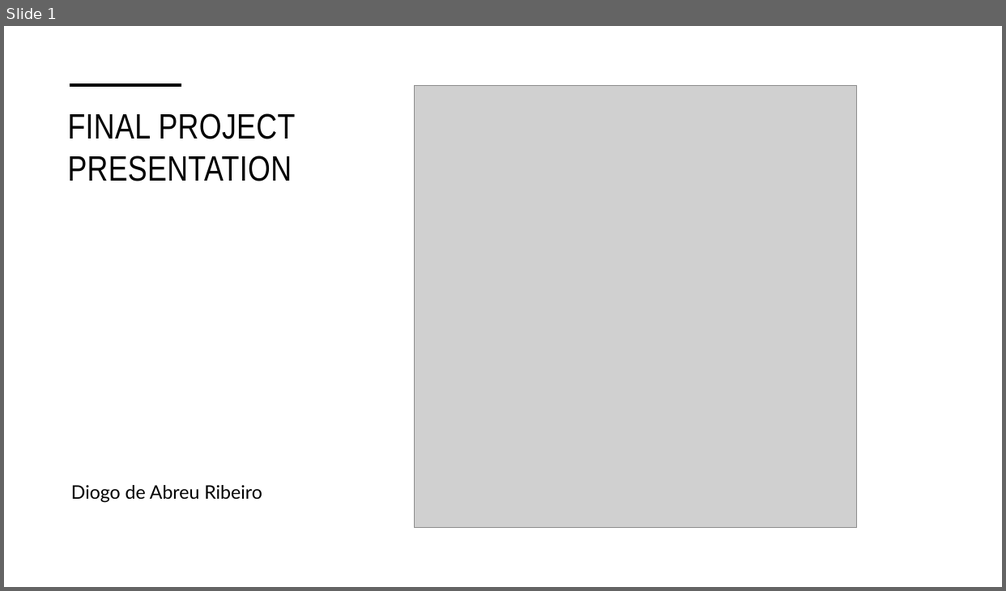
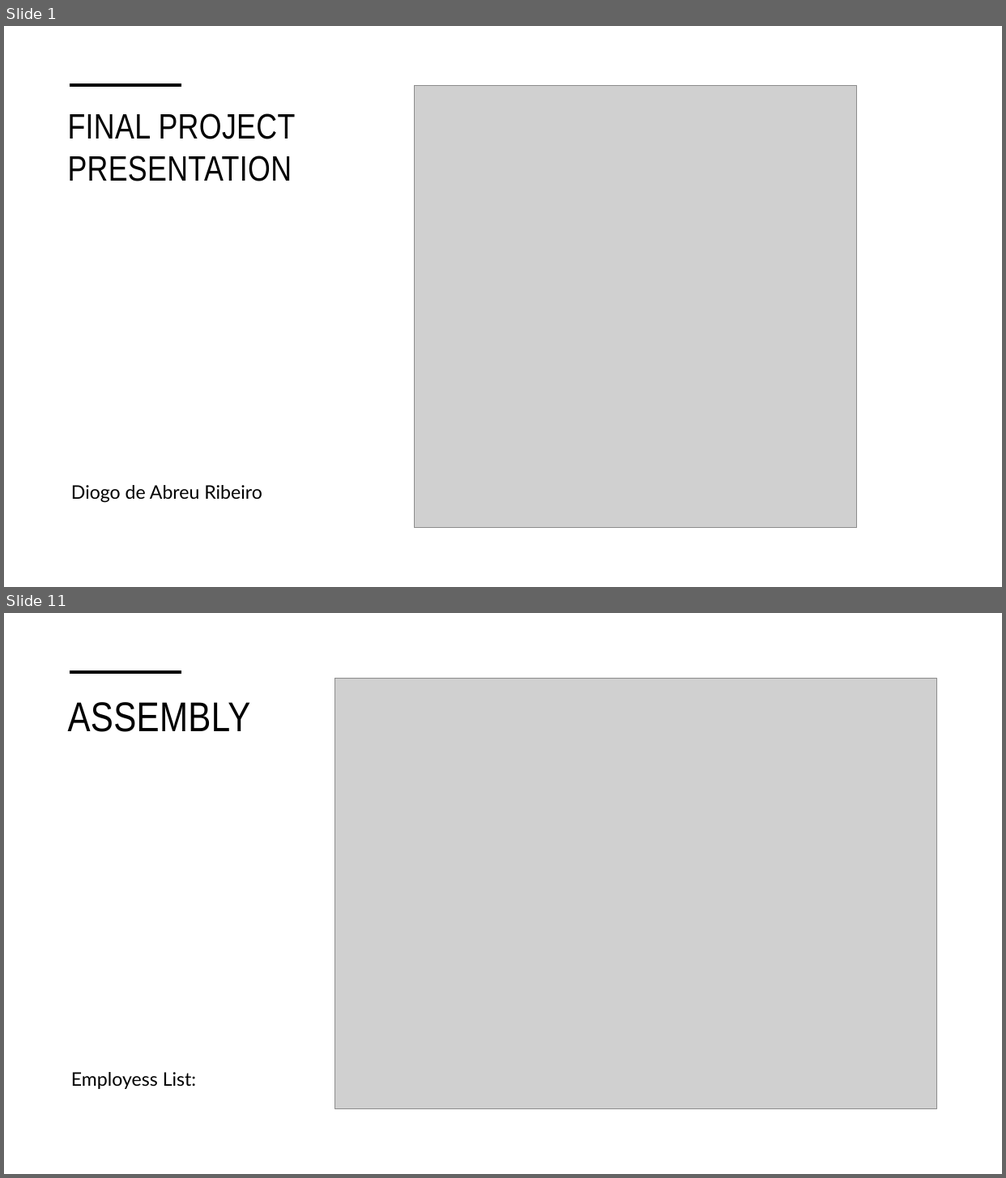
Before and after one commit to DiogoRibeiroMediaWeb/FinalProjectScss, a slide deck: Final Presentation.pptx. Shown one above the other, each under a label of ours: slide 1 before the commit, slides 1 and 11 after it; the slides between them are not shown. The pictures are 1006x591 and 1006x1178 pixels, drawn with LibreOffice and Linux fonts; fonts in the diff are those of the drawing; grey boxes stand for pictures. Boxes give left, top, right and bottom in pixels: in the first picture for what was removed or moved away, otherwise in the second. Text is boxed around its words. In the diff, an @@ line names an element or a change of style, - is before the commit and + after.

```diff
--- a/Final Presentation.pptx
+++ b/Final Presentation.pptx
@@ slide 11 added at (x1=4, y1=613, x2=1002, y2=1174), background #FFFFFF @@
@@ line added from (70, 672) to (182, 672), #000000 3.5 pt @@
@@ picture added at (x1=335, y1=679, x2=937, y2=1110) @@
@@ title added at (x1=68, y1=702, x2=251, y2=732), 40 pt, text #000000 @@
+ASSEMBLY
@@ text added at (x1=71, y1=1072, x2=196, y2=1089), 18 pt, text #000000 @@
+Employess List:
```
Also in this commit, not shown: 8 slides changed, 7 other slides added, 1 slide removed, 7 other files.
